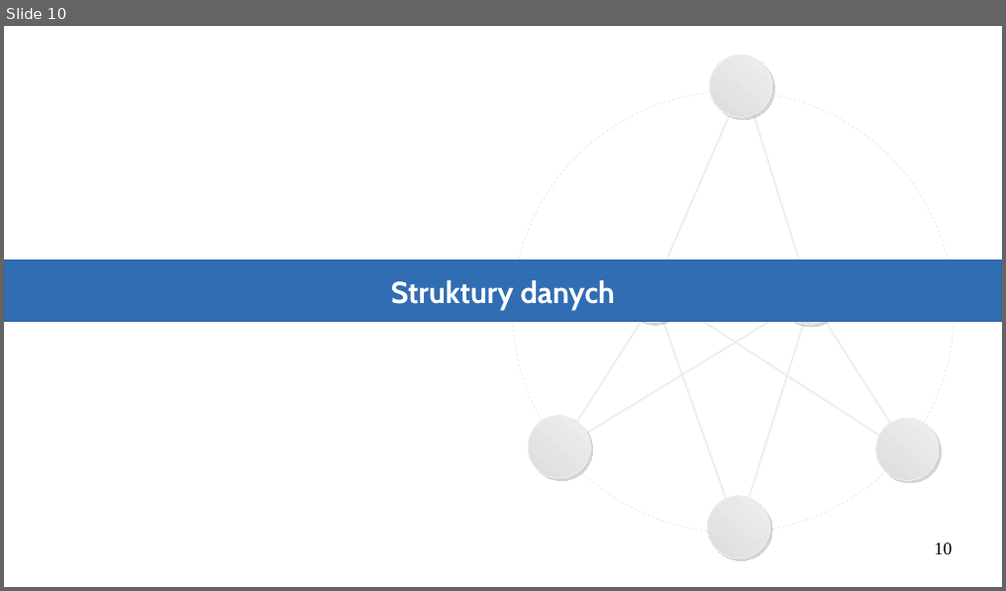
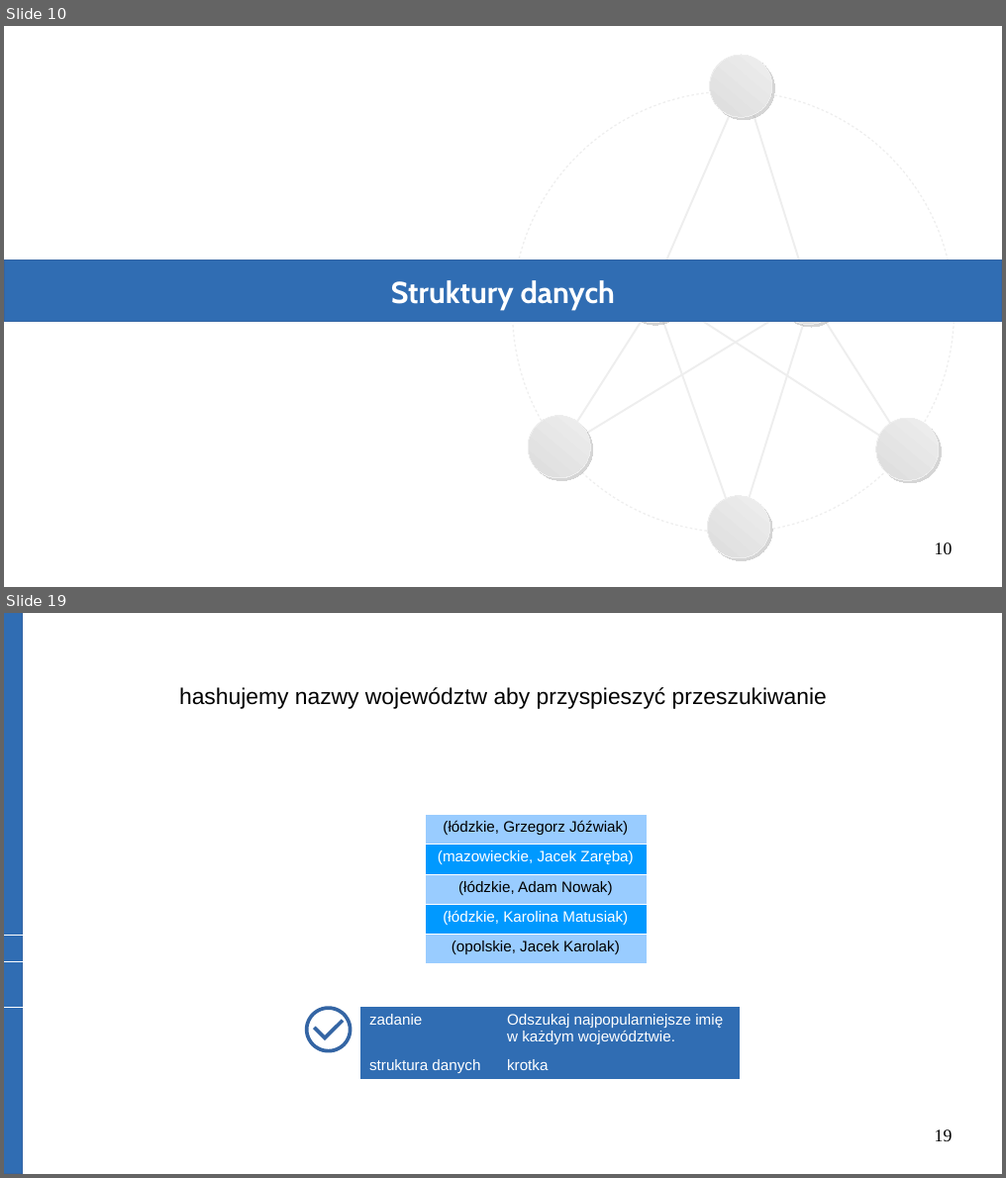
Before and after one commit to Michael-Wisniewski/algorithmic-workshop, a slide deck: Data_Structures.odp. Shown one above the other, each under a label of ours: slide 10 before the commit, slides 10 and 19 after it; the slides between them are not shown. The pictures are 1006x591 and 1006x1178 pixels, drawn with LibreOffice and Linux fonts; fonts in the diff are those of the drawing. Boxes give left, top, right and bottom in pixels: in the first picture for what was removed or moved away, otherwise in the second. Text is boxed around its words. In the diff, an @@ line names an element or a change of style, - is before the commit and + after.

```diff
--- a/Data_Structures.odp
+++ b/Data_Structures.odp
@@ slide 19 added at [4, 613, 1002, 1174], background #FFFFFF @@
@@ rectangle added at [4, 613, 22, 1174], fill #306DB3, outline #3465A4 0 pt @@
@@ text added at [179, 687, 827, 709], 18 pt, text #000000 @@
+hashujemy nazwy województw aby przyspieszyć przeszukiwanie
@@ table added at [425, 814, 647, 964], 5 rows, 1 columns @@
+(łódzkie, Grzegorz Jóźwiak)
+(mazowieckie, Jacek Zaręba)
+(łódzkie, Adam Nowak)
+(łódzkie, Karolina Matusiak)
+(opolskie, Jacek Karolak)
@@ freeform shape added at [307, 1009, 350, 1053], outline #3465A4 2.89 pt @@
@@ freeform shape added at [315, 1021, 343, 1039], outline #3465A4 2.89 pt @@
@@ table added at [360, 1007, 740, 1077], 2 rows, 2 columns @@
+zadanie | Odszukaj najpopularniejsze imię w każdym województwie.
+struktura danych | krotka
@@ page number added at [935, 1130, 952, 1142], 14 pt, text #000000 @@
+19
```
Also in this commit, not shown: 2 slides changed, 9 other slides added, 2 other files.
